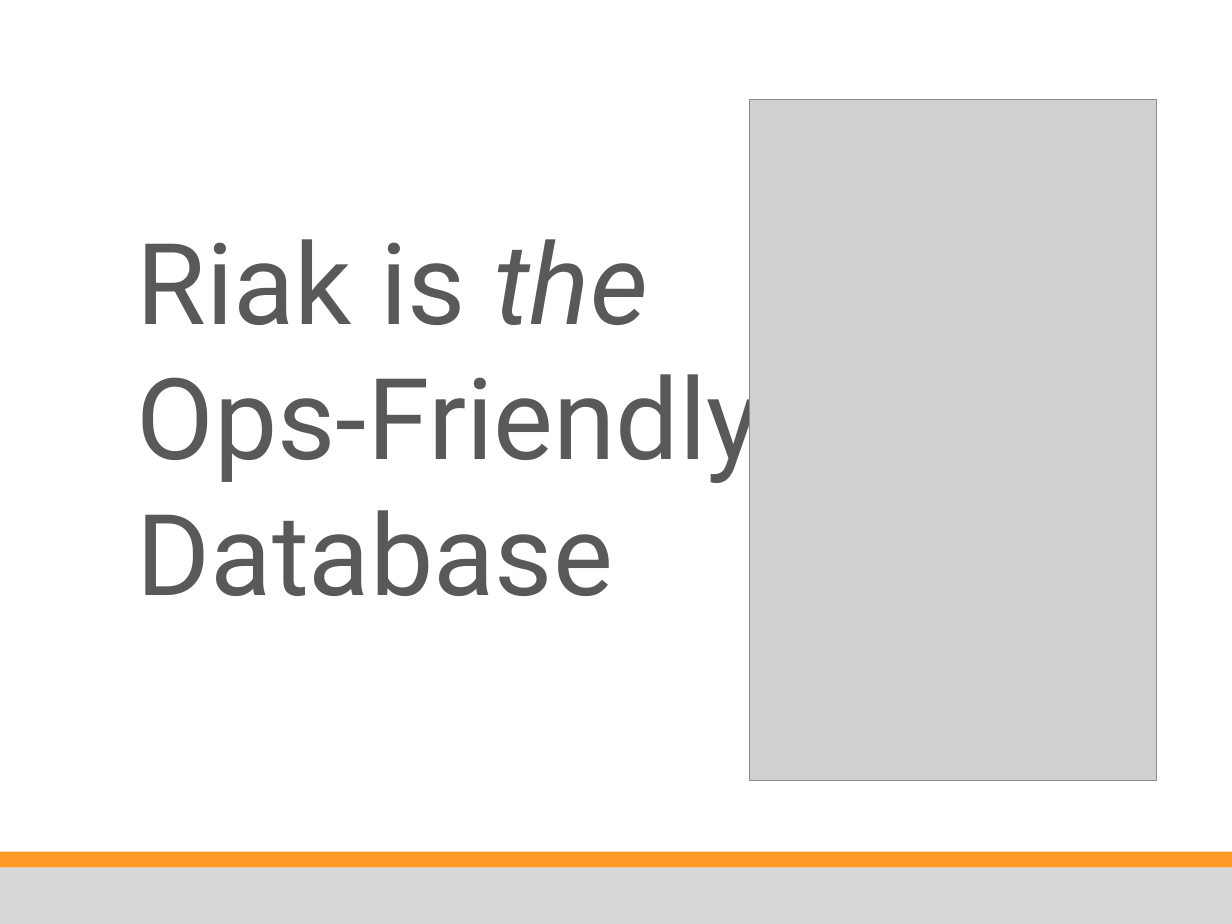
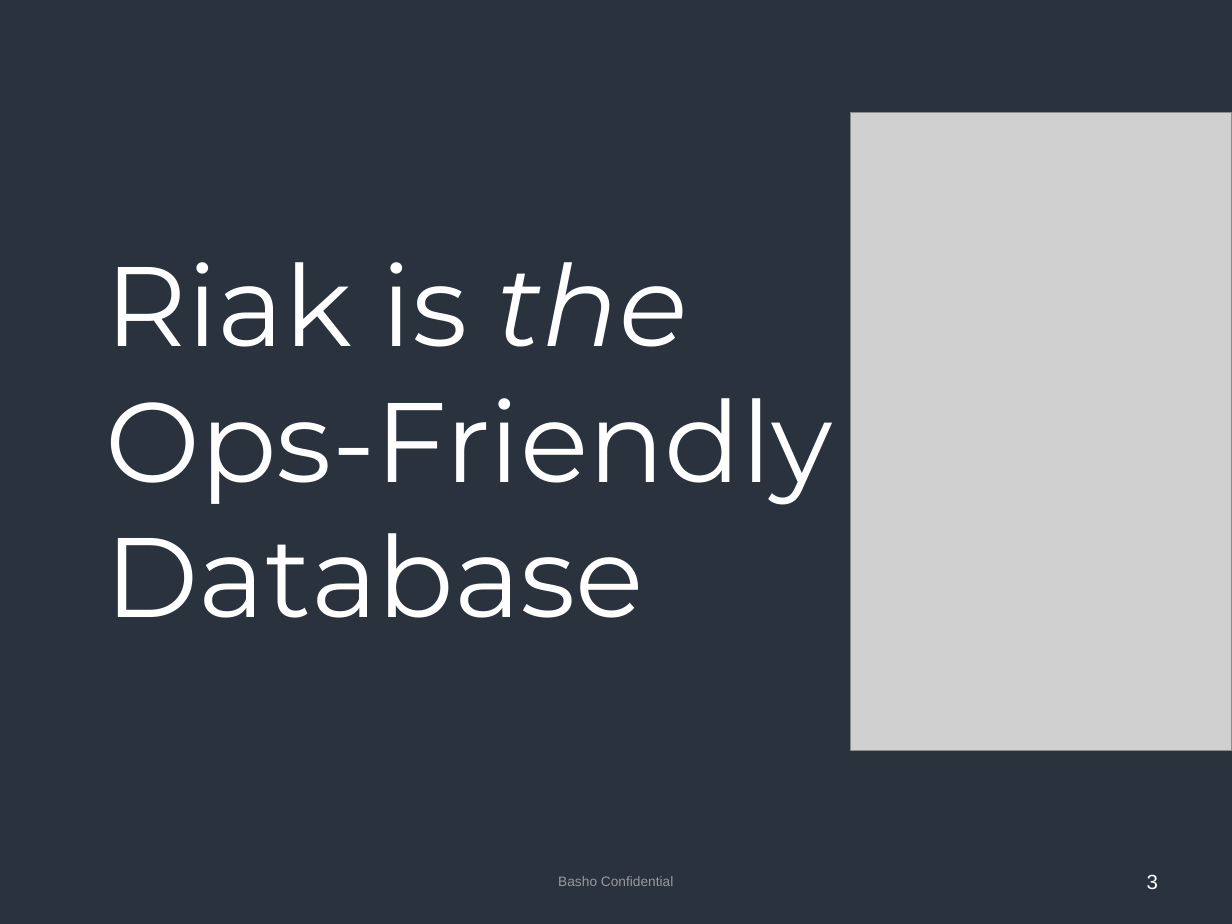
Before and after one commit to Cloudxtreme/training_material, a slide deck: slide 3 of unsorted/ps dev training/source ppt slides/Riak 101 - IntroToRiak.pptx. Drawn at 1232x924 pixels with LibreOffice and Linux fonts; fonts in the diff are those of the drawing; grey boxes stand for pictures; background and template pictures are left out. Boxes give left, top, right and bottom in pixels: in the first picture for what was removed or moved away, otherwise in the second. Text is boxed around its words. In the diff, an @@ line names an element or a change of style, - is before the commit and + after.

Commit message:
Update PS Riak 101 to new template, refactor slides

```diff
--- a/unsorted/ps dev training/source ppt slides/Riak 101 - IntroToRiak.pptx
+++ b/unsorted/ps dev training/source ppt slides/Riak 101 - IntroToRiak.pptx
@@ background #FFFFFF to #29323D @@
@@ picture: place and size @@
-picture at bbox=[749, 100, 1157, 781]
+picture at bbox=[850, 112, 1232, 750]
@@ text "Riak is the Ops-Friendly Database": place and size @@
-text "Riak is the Ops-Friendly Database" at bbox=[137, 239, 761, 596]
+text "Riak is the Ops-Friendly Database" at bbox=[106, 262, 834, 618]
@@ text "Riak is the Ops-Friendly Database" at bbox=[106, 262, 834, 618]: font Roboto to Montserrat, text colour #595959 to #FFFFFF @@
@@ rectangle removed at bbox=[0, 851, 1232, 872] @@
@@ rectangle removed at bbox=[0, 867, 1232, 924] @@
@@ text added at bbox=[558, 876, 673, 886], 8 pt, text #9A9A9C @@
+Basho Confidential
@@ page number added at bbox=[1147, 874, 1158, 889], 12 pt, text #FFFFFF @@
+3
```
Also in this commit, not shown: 4 other slides changed, 25 slides added, 21 slides removed.
